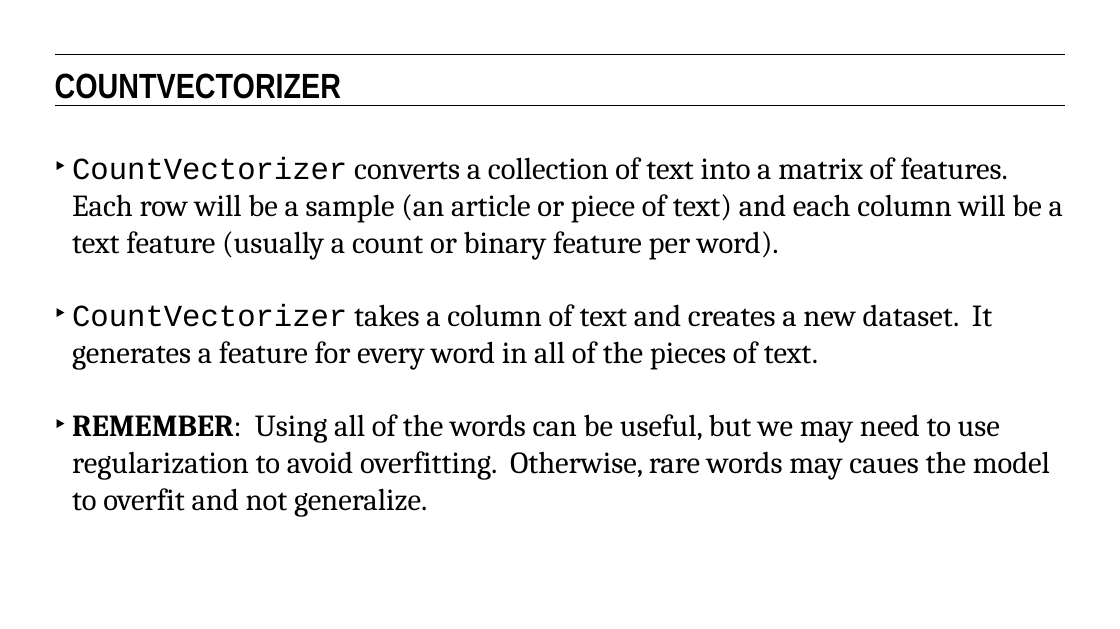
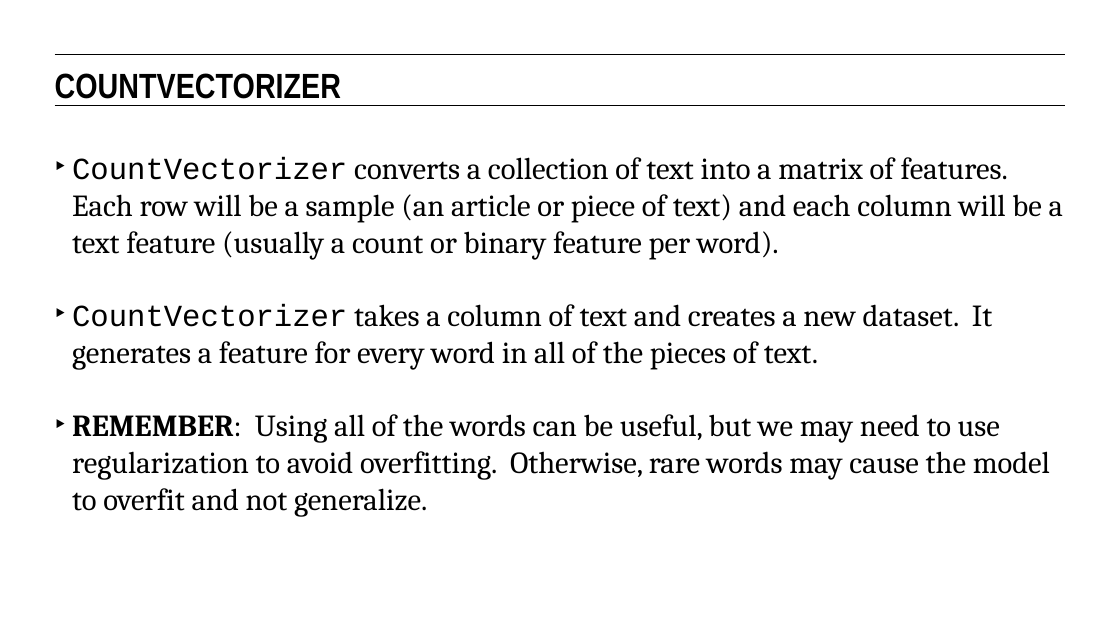
Before and after one commit to eflautt/ga-data-science, a slide deck: slide 44 of lessons/lesson-13/13-natural-language-processing-and-text-classification.pptx (slide 40 before the commit). Drawn at 1120x629 pixels with LibreOffice and Linux fonts; fonts in the diff are those of the drawing. Boxes give left, top, right and bottom in pixels: in the first picture for what was removed or moved away, otherwise in the second. Text is boxed around its words. In the diff, an @@ line names an element or a change of style, - is before the commit and + after.

```diff
--- a/lessons/lesson-13/13-natural-language-processing-and-text-classification.pptx
+++ b/lessons/lesson-13/13-natural-language-processing-and-text-classification.pptx
@@ text at (72,414,1050,517): text changed @@
-‣ REMEMBER: Using all of the words can be useful, but we may need to use regularization to avoid overfitting. Otherwise, rare words may caues the model to overfit and not generalize.
+‣ REMEMBER: Using all of the words can be useful, but we may need to use regularization to avoid overfitting. Otherwise, rare words may cause the model to overfit and not generalize.
```
Also in this commit, not shown: 15 other slides changed, 5 slides added.
